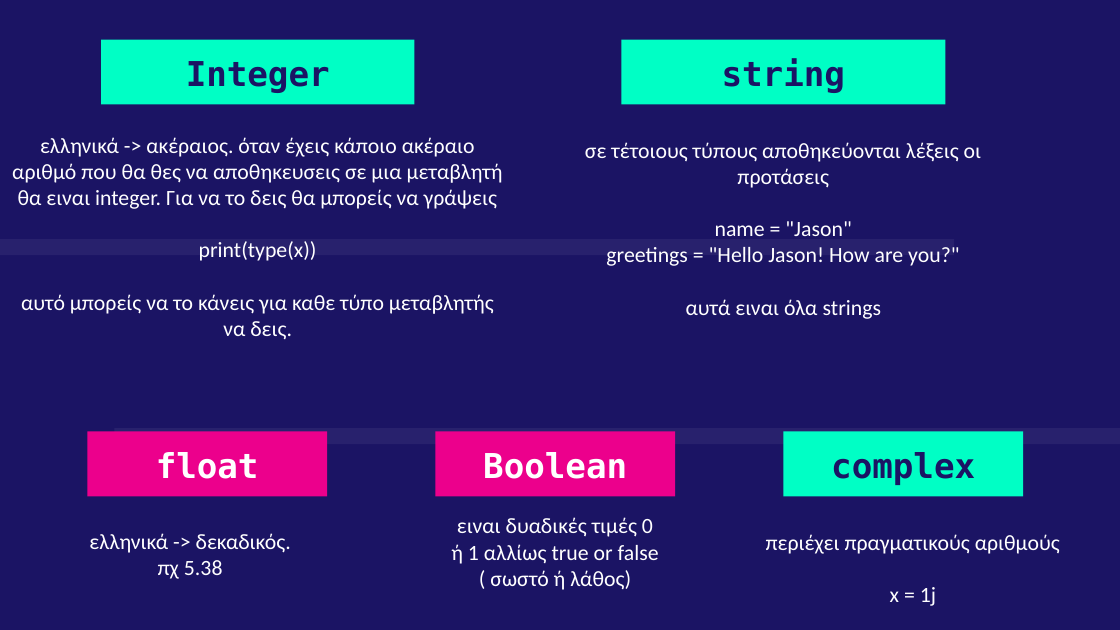
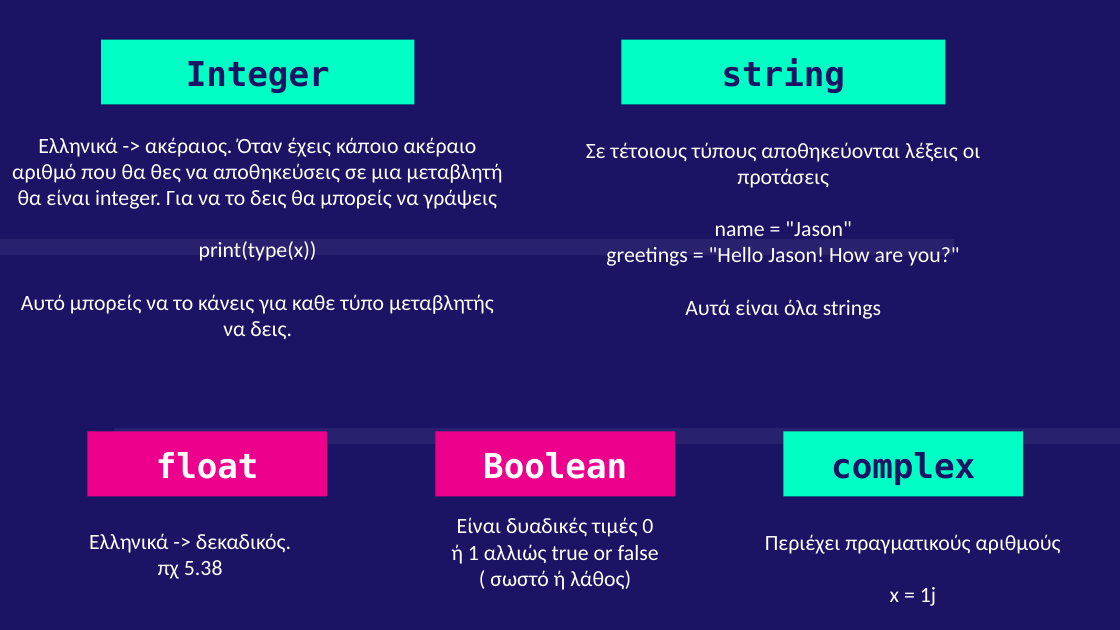
Before and after one commit to deepblue597/python_tutorial, a slide deck: slide 12 of Lesson 1 Python.pptx. Drawn at 1120x630 pixels with LibreOffice and Linux fonts; fonts in the diff are those of the drawing. Boxes give left, top, right and bottom in pixels: in the first picture for what was removed or moved away, otherwise in the second. Text is boxed around its words. In the diff, an @@ line names an element or a change of style, - is before the commit and + after.

```diff
--- a/Lesson 1 Python.pptx
+++ b/Lesson 1 Python.pptx
@@ subtitle at bbox=[12, 137, 503, 209]: text changed @@
-ελληνικά -> ακέραιος. όταν έχεις κάποιο ακέραιο αριθμό που θα θες να αποθηκευσεις σε μια μεταβλητή θα ειναι integer. Για να το δεις θα μπορείς να γράψεις
+Ελληνικά -> ακέραιος. Όταν έχεις κάποιο ακέραιο αριθμό που θα θες να αποθηκεύσεις σε μια μεταβλητή θα είναι integer. Για να το δεις θα μπορείς να γράψεις
@@ subtitle at bbox=[586, 142, 980, 188]: text changed @@
-σε τέτοιους τύπους αποθηκεύονται λέξεις οι προτάσεις
+Σε τέτοιους τύπους αποθηκεύονται λέξεις οι προτάσεις
@@ subtitle at bbox=[21, 294, 494, 314]: text changed @@
-αυτό μπορείς να το κάνεις για καθε τύπο μεταβλητής να δεις.
+Αυτό μπορείς να το κάνεις για καθε τύπο μεταβλητής να δεις.
@@ subtitle at bbox=[685, 299, 881, 319]: text changed @@
-αυτά ειναι όλα strings
+Αυτά είναι όλα strings
@@ subtitle at bbox=[89, 533, 291, 579]: text changed @@
-ελληνικά -> δεκαδικός. πχ 5.38
+Ελληνικά -> δεκαδικός. πχ 5.38
@@ subtitle at bbox=[451, 517, 659, 590]: text changed @@
-ειναι δυαδικές τιμές 0 ή 1 αλλίως true or false ( σωστό ή λάθος)
+Είναι δυαδικές τιμές 0 ή 1 αλλιώς true or false ( σωστό ή λάθος)
@@ subtitle at bbox=[765, 534, 1061, 554]: text changed @@
-περιέχει πραγματικούς αριθμούς
+Περιέχει πραγματικούς αριθμούς
```
Also in this commit, not shown: 10 other slides changed.
